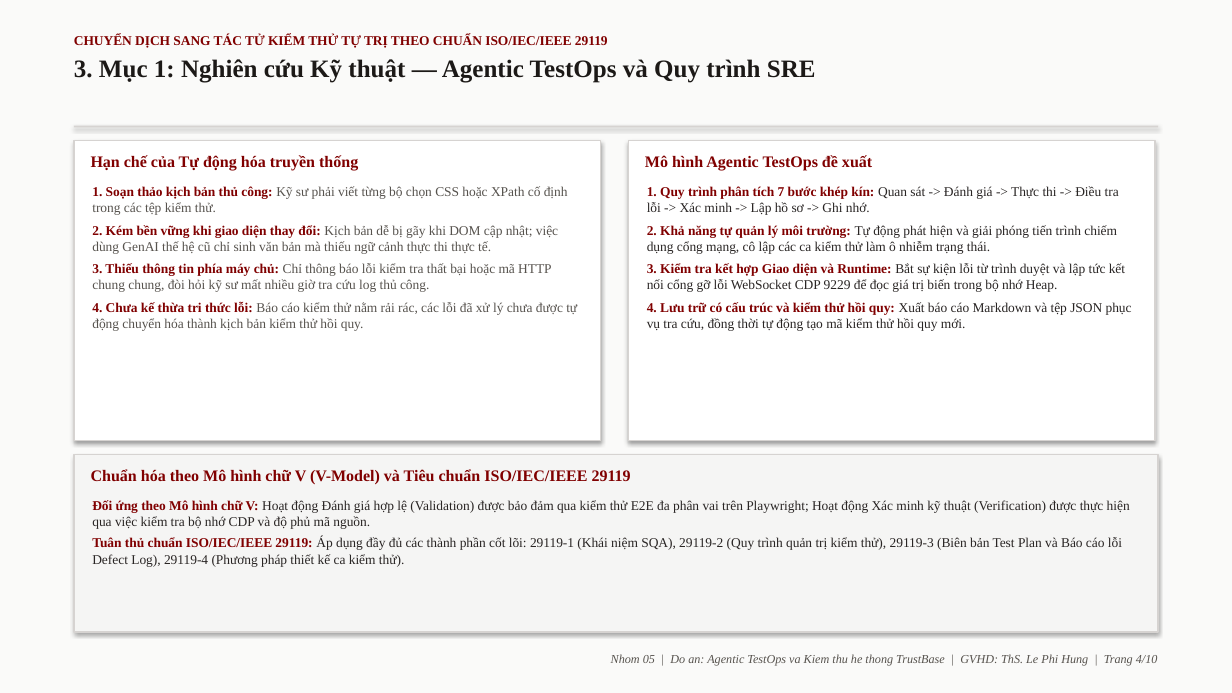
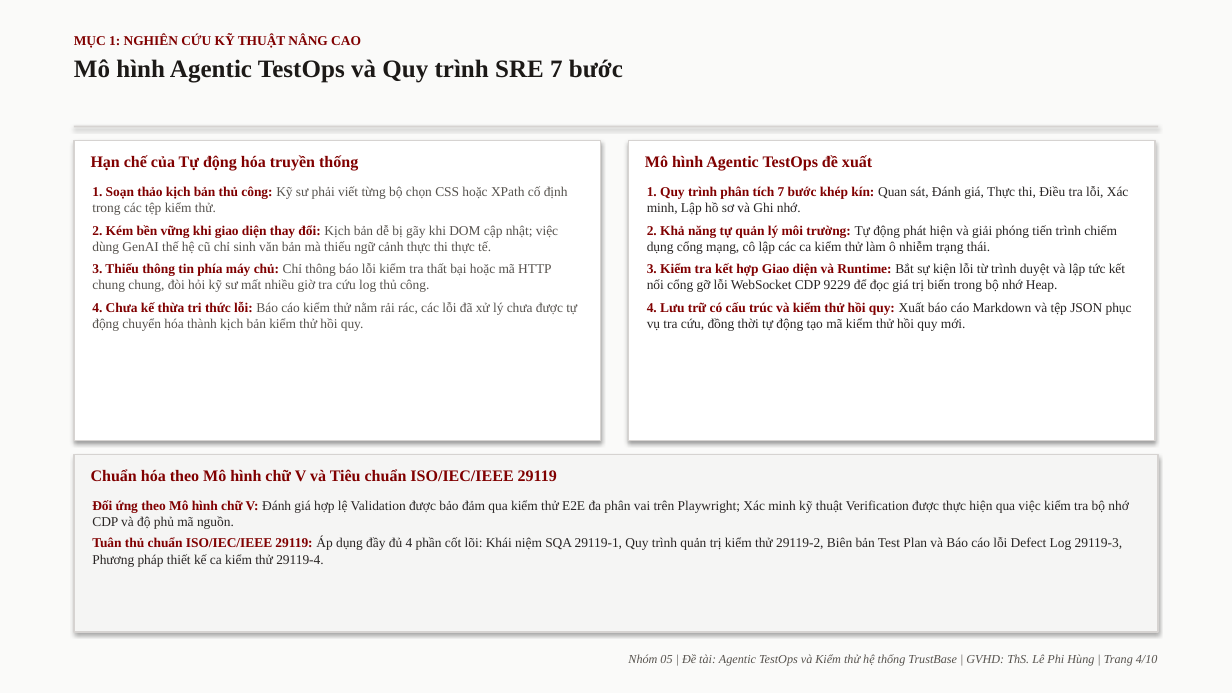
Before and after one commit to justpassingByte/agentic-test-ops, a slide deck: slide 4 of Nhom05_AgenticTestOps_ThuyetTrinh.pptx. Drawn at 1232x693 pixels with LibreOffice and Linux fonts; fonts in the diff are those of the drawing. Boxes give left, top, right and bottom in pixels: in the first picture for what was removed or moved away, otherwise in the second. Text is boxed around its words. In the diff, an @@ line names an element or a change of style, - is before the commit and + after.

```diff
--- a/Nhom05_AgenticTestOps_ThuyetTrinh.pptx
+++ b/Nhom05_AgenticTestOps_ThuyetTrinh.pptx
@@ text at [74,35,623,83]: text changed; size 10.5 to 19.5 pt; text colour #800000 to #1C1917 @@
-CHUYỂN DỊCH SANG TÁC TỬ KIỂM THỬ TỰ TRỊ THEO CHUẨN ISO/IEC/IEEE 29119
-3. Mục 1: Nghiên cứu Kỹ thuật — Agentic TestOps và Quy trình SRE
+MỤC 1: NGHIÊN CỨU KỸ THUẬT NÂNG CAO
+Mô hình Agentic TestOps và Quy trình SRE 7 bước
@@ text at [647,186,1129,215]: text changed @@
-1. Quy trình phân tích 7 bước khép kín: Quan sát -> Đánh giá -> Thực thi -> Điều tra lỗi -> Xác minh -> Lập hồ sơ -> Ghi nhớ.
+1. Quy trình phân tích 7 bước khép kín: Quan sát, Đánh giá, Thực thi, Điều tra lỗi, Xác minh, Lập hồ sơ và Ghi nhớ.
@@ text at [91,469,557,482]: text changed @@
-Chuẩn hóa theo Mô hình chữ V (V-Model) và Tiêu chuẩn ISO/IEC/IEEE 29119
+Chuẩn hóa theo Mô hình chữ V và Tiêu chuẩn ISO/IEC/IEEE 29119
@@ text at [92,500,1128,567]: text changed @@
-Đối ứng theo Mô hình chữ V: Hoạt động Đánh giá hợp lệ (Validation) được bảo đảm qua kiểm thử E2E đa phân vai trên Playwright; Hoạt động Xác minh kỹ thuật (Verification) được thực hiện qua việc kiểm tra bộ nhớ CDP và độ phủ mã nguồn.
-Tuân thủ chuẩn ISO/IEC/IEEE 29119: Áp dụng đầy đủ các thành phần cốt lõi: 29119-1 (Khái niệm SQA), 29119-2 (Quy trình quản trị kiểm thử), 29119-3 (Biên bản Test Plan và Báo cáo lỗi Defect Log), 29119-4 (Phương pháp thiết kế ca kiểm thử).
+Đối ứng theo Mô hình chữ V: Đánh giá hợp lệ Validation được bảo đảm qua kiểm thử E2E đa phân vai trên Playwright; Xác minh kỹ thuật Verification được thực hiện qua việc kiểm tra bộ nhớ CDP và độ phủ mã nguồn.
+Tuân thủ chuẩn ISO/IEC/IEEE 29119: Áp dụng đầy đủ 4 phần cốt lõi: Khái niệm SQA 29119-1, Quy trình quản trị kiểm thử 29119-2, Biên bản Test Plan và Báo cáo lỗi Defect Log 29119-3, Phương pháp thiết kế ca kiểm thử 29119-4.
@@ text at [628,654,1158,666]: text changed @@
-Nhom 05 | Do an: Agentic TestOps va Kiem thu he thong TrustBase | GVHD: ThS. Le Phi Hung | Trang 4/10
+Nhóm 05 | Đề tài: Agentic TestOps và Kiểm thử hệ thống TrustBase | GVHD: ThS. Lê Phi Hùng | Trang 4/10
```
Also in this commit, not shown: 9 other slides changed, 1 other file.
